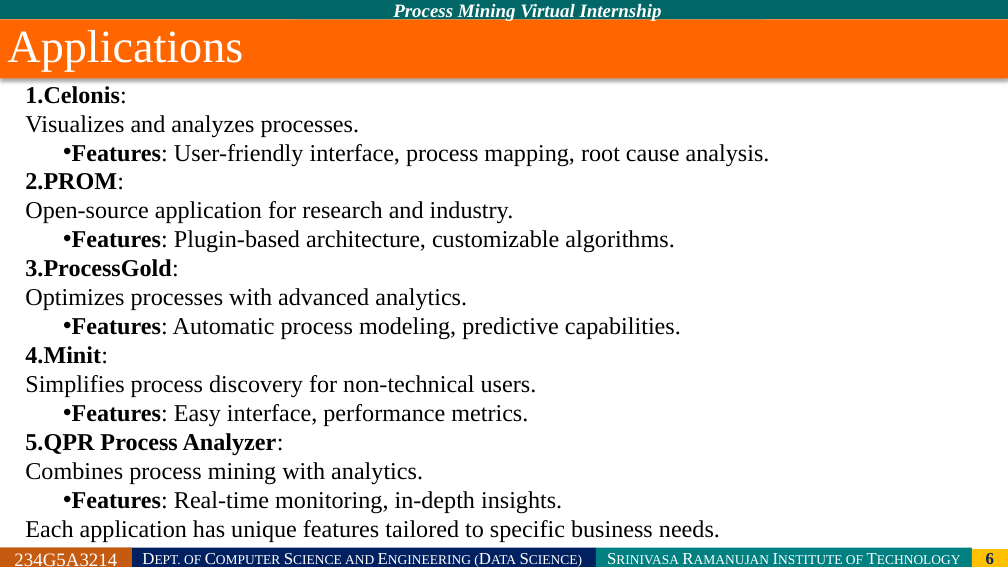
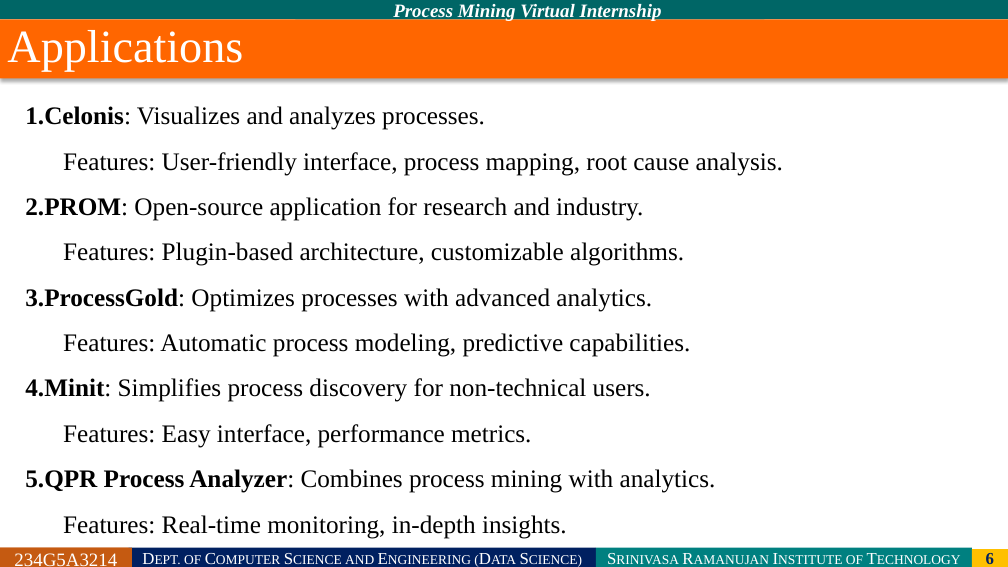
Before and after one commit to srivaishnavi26/Summer-Internship---I, a slide deck: slide 6 of PRESENTATION.pptx. Drawn at 1008x567 pixels with LibreOffice and Linux fonts; fonts in the diff are those of the drawing; background and template pictures are left out. Boxes give left, top, right and bottom in pixels: in the first picture for what was removed or moved away, otherwise in the second. Text is boxed around its words. In the diff, an @@ line names an element or a change of style, - is before the commit and + after.

```diff
--- a/PRESENTATION.pptx
+++ b/PRESENTATION.pptx
@@ text "Celonis: Visualizes and analyzes processes." at (25, 106, 783, 539): size 23 to 24 pt; bold off in "Features:", "Features:", "Features:", "Features:" and 1 more places; line spacing 1 to 1.5; bullet • to none @@
@@ text at (25, 520, 720, 542): paragraph removed @@
-Each application has unique features tailored to specific business needs.
```
Also in this commit, not shown: 5 other slides changed.
